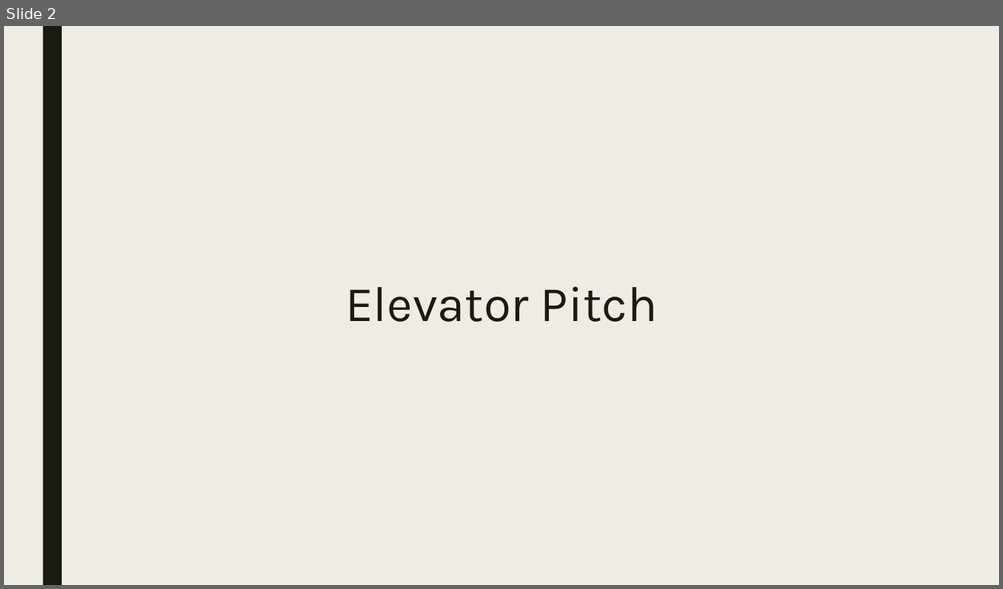
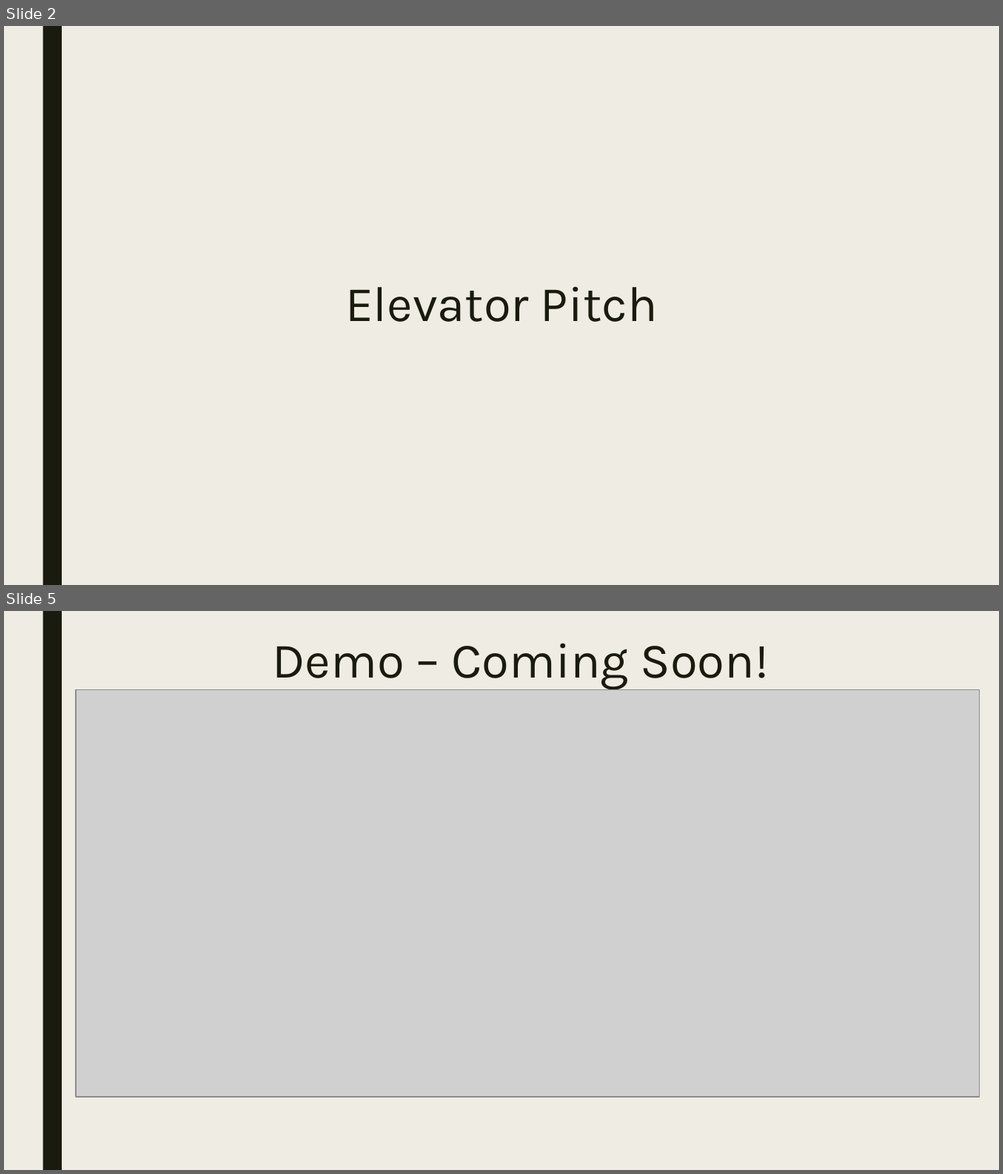
Before and after one commit to andreahayward/LyricallySound, a slide deck: Assets/Project Presentation Template.pptx. Shown one above the other, each under a label of ours: slide 2 before the commit, slides 2 and 5 after it; the slides between them are not shown. The pictures are 1003x589 and 1003x1174 pixels, drawn with LibreOffice and Linux fonts; fonts in the diff are those of the drawing; grey boxes stand for pictures. Boxes give left, top, right and bottom in pixels: in the first picture for what was removed or moved away, otherwise in the second. Text is boxed around its words. In the diff, an @@ line names an element or a change of style, - is before the commit and + after.

```diff
--- a/Assets/Project Presentation Template.pptx
+++ b/Assets/Project Presentation Template.pptx
@@ slide 5 added at (4, 611, 999, 1170), background #EFEDE3; not listed: 1 template element that a slide beside it also shows @@
@@ title added at (273, 643, 768, 690), 36 pt, text #191B0E @@
+Demo – Coming Soon!
@@ picture added at (76, 689, 979, 1097) @@
```
Also in this commit, not shown: 4 slides changed, 1 slide removed, 4 other files.
